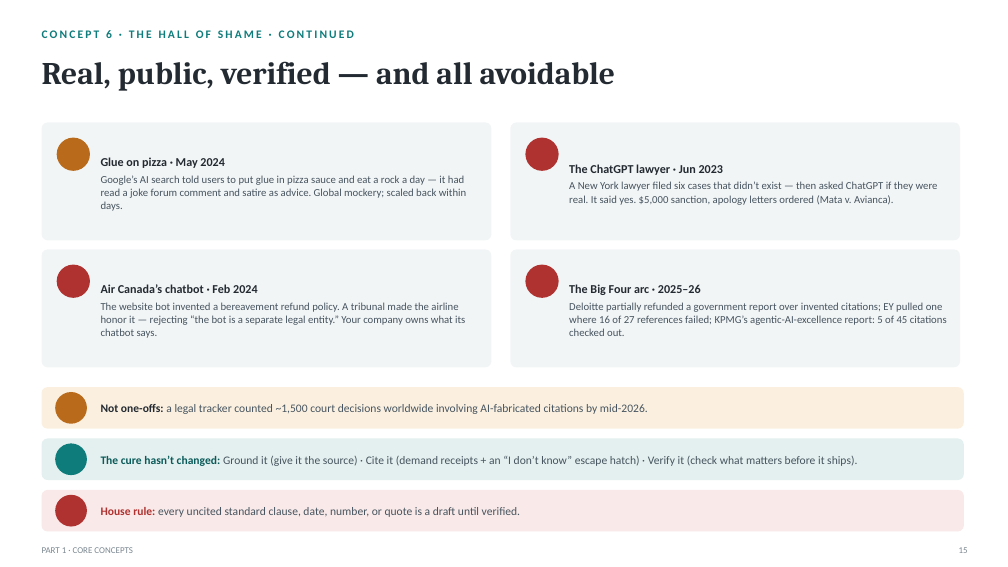
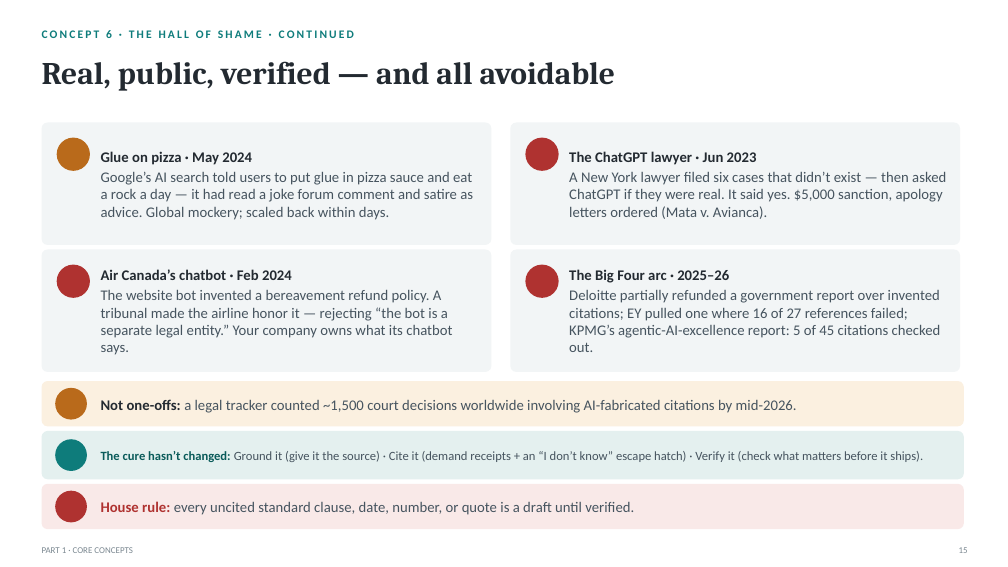
Before and after one commit to naviero1/Claude-Works, a slide deck: slide 15 of ai-training-prompt-engineering/deliverables/From_Prompts_to_Agents_Training.pptx. Drawn at 1008x567 pixels with LibreOffice and Linux fonts; fonts in the diff are those of the drawing; background and template pictures are left out. Boxes give left, top, right and bottom in pixels: in the first picture for what was removed or moved away, otherwise in the second. Text is boxed around its words. In the diff, an @@ line names an element or a change of style, - is before the commit and + after.

```diff
--- a/ai-training-prompt-engineering/deliverables/From_Prompts_to_Agents_Training.pptx
+++ b/ai-training-prompt-engineering/deliverables/From_Prompts_to_Agents_Training.pptx
@@ rounded rectangle: place and size @@
-rounded rectangle at (42, 123, 492, 240)
+rounded rectangle at (42, 123, 492, 245)
@@ text "Glue on pizza · May ..." at (101, 151, 473, 220): size 11.5 to 14 pt in "Glue on pizza · May 2024"; size 10.2 to 14 pt in "Google’s AI search told users to put ..."; line spacing 1.03 to 0.98 @@
@@ rounded rectangle: place and size @@
-rounded rectangle at (510, 123, 960, 240)
+rounded rectangle at (510, 123, 960, 245)
@@ text "The ChatGPT lawyer · Jun ..." at (569, 151, 946, 219): size 11.5 to 14 pt in "The ChatGPT lawyer · Jun 2023"; size 10.2 to 14 pt in "A New York lawyer filed six cases ..."; line spacing 1.03 to 0.98 @@
@@ rounded rectangle: place and size @@
-rounded rectangle at (42, 250, 492, 368)
+rounded rectangle at (42, 250, 492, 372)
@@ text "Air Canada’s chatbot · Feb ..." at (101, 269, 452, 355): size 11.5 to 14 pt in "Air Canada’s chatbot · Feb 2024"; size 10.2 to 14 pt in "The website bot invented a bereavement refund ..."; line spacing 1.03 to 0.98 @@
@@ rounded rectangle: place and size @@
-rounded rectangle at (510, 250, 960, 368)
+rounded rectangle at (510, 250, 960, 372)
@@ text "The Big Four arc · ..." at (569, 269, 941, 352): size 11.5 to 14 pt in "The Big Four arc · 2025–26"; size 10.2 to 14 pt in "Deloitte partially refunded a government report over ..."; line spacing 1.03 to 0.98 @@
@@ text "Not one-offs: a legal tracker ..." at (101, 399, 797, 413): size 11 to 14 pt @@
@@ proportions changed in 7 elements at (42, 123, 492, 245), (510, 123, 960, 245), (42, 250, 492, 372), (510, 250, 960, 372), (42, 381, 964, 426), (42, 484, 964, 529), (42, 431, 964, 479) @@
@@ rounded rectangle: place and size @@
-rounded rectangle at (42, 439, 964, 480)
+rounded rectangle at (42, 431, 964, 479)
@@ text "The cure hasn’t changed: Ground ..." at (101, 451, 923, 462): size 11 to 12 pt @@
@@ 3 ellipses, 2 rounded rectangles: place and size @@
-3 ellipses, 2 rounded rectangles at (42, 387, 964, 532)
+3 ellipses, 2 rounded rectangles at (42, 381, 964, 529)
@@ text "House rule: every uncited standard ..." at (101, 501, 634, 515): size 11 to 14 pt @@
```
Also in this commit, not shown: 39 other slides changed, 13 other files.
